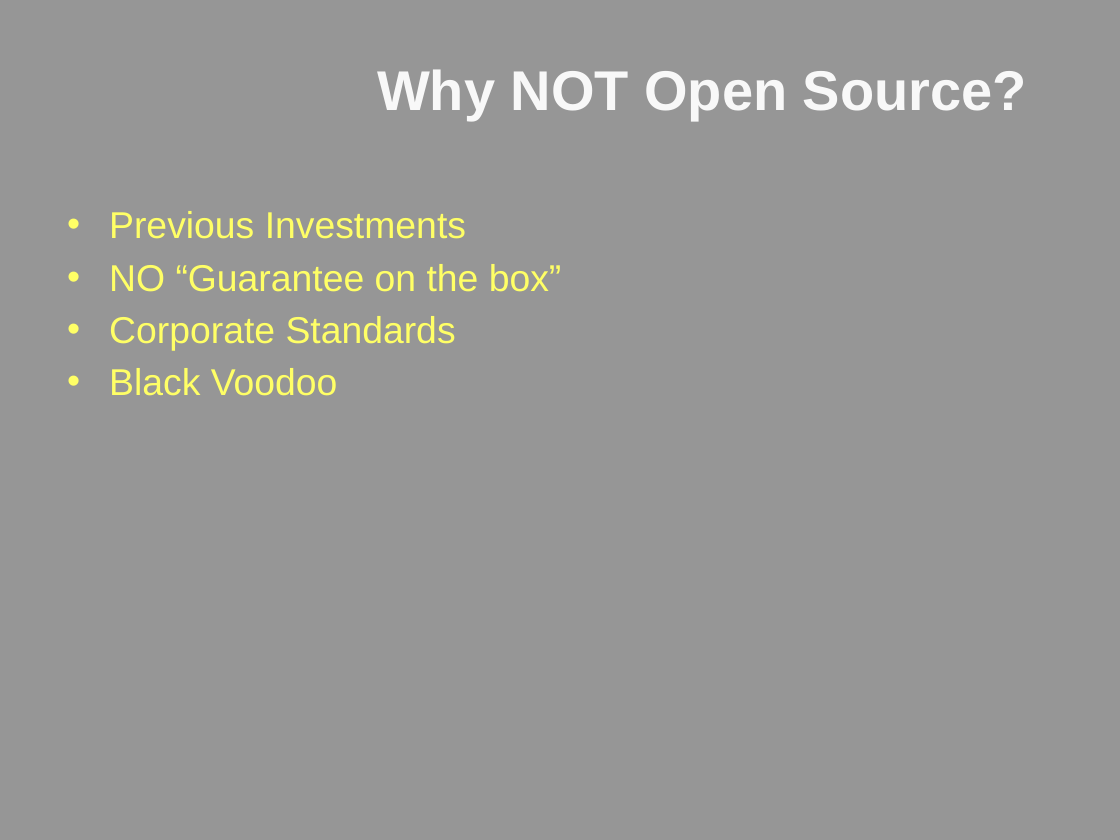
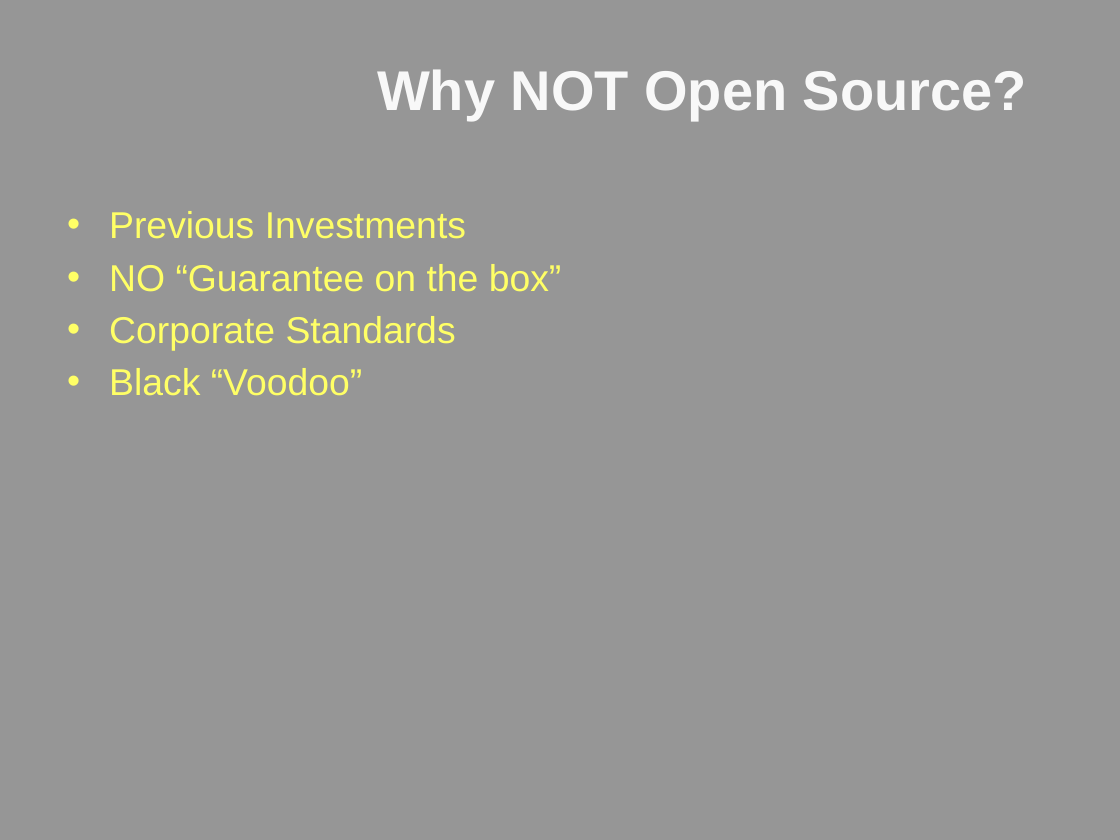
Before and after one commit to lozanotek/opensource, a slide deck: slide 9 of slides/lozano_aspnetconnections_APG201_Open_Source_Tools_Every_NET_Developer_Should_Use.pptx. Drawn at 1120x840 pixels with LibreOffice and Linux fonts; fonts in the diff are those of the drawing; background and template pictures are left out. Boxes give left, top, right and bottom in pixels: in the first picture for what was removed or moved away, otherwise in the second. Text is boxed around its words. In the diff, an @@ line names an element or a change of style, - is before the commit and + after.

```diff
--- a/slides/lozano_aspnetconnections_APG201_Open_Source_Tools_Every_NET_Developer_Should_Use.pptx
+++ b/slides/lozano_aspnetconnections_APG201_Open_Source_Tools_Every_NET_Developer_Should_Use.pptx
@@ text at [109, 368, 363, 395]: text changed @@
-• Black Voodoo
+• Black “Voodoo”
```
Also in this commit, not shown: 6 other slides changed, 1 slide removed, 55 other files.
